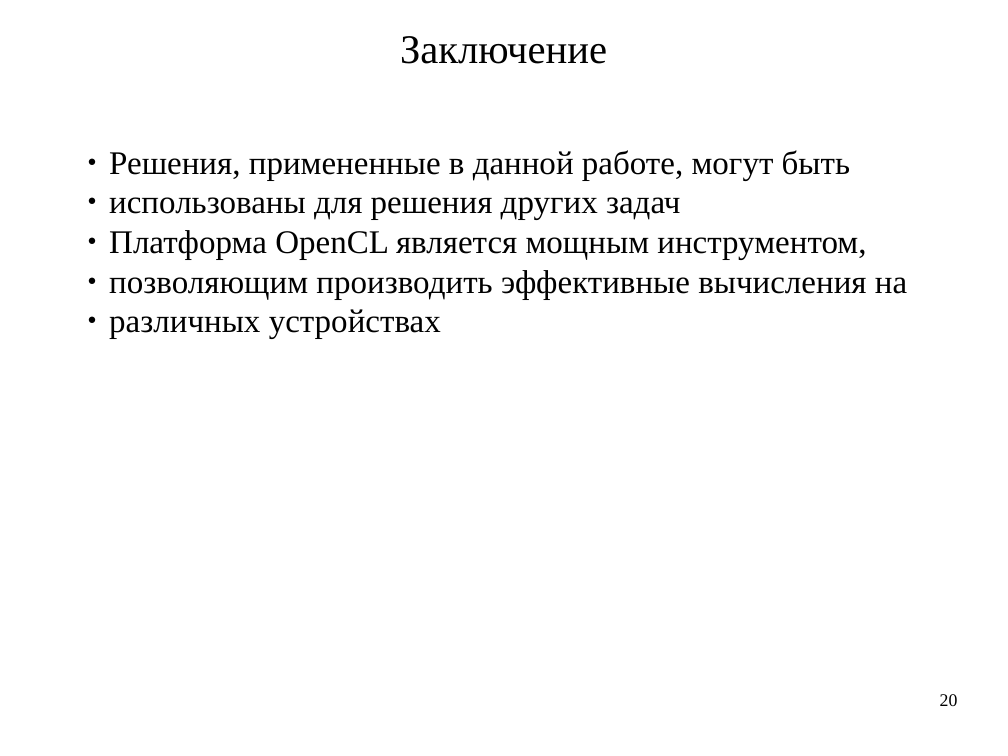
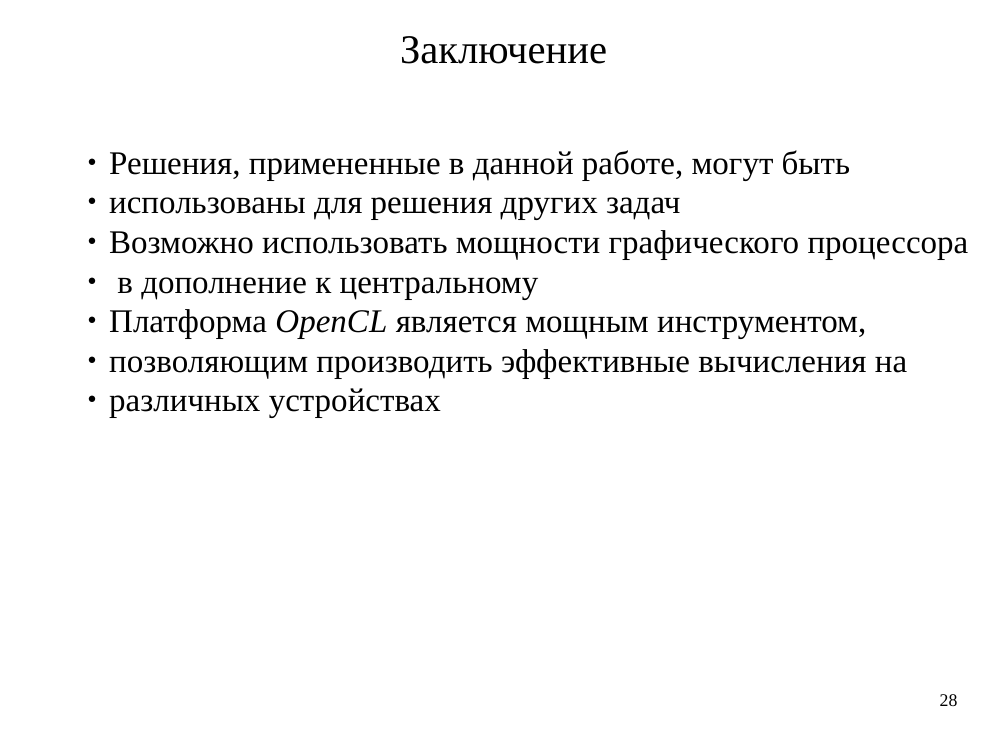
Before and after one commit to artem-bochkarev/master-work, a slide deck: slide 28 of Papers/Presentation.odp (slide 20 before the commit). Drawn at 1008x756 pixels with LibreOffice and Linux fonts; fonts in the diff are those of the drawing. Boxes give left, top, right and bottom in pixels: in the first picture for what was removed or moved away, otherwise in the second. Text is boxed around its words. In the diff, an @@ line names an element or a change of style, - is before the commit and + after.

```diff
--- a/Papers/Presentation.odp
+++ b/Papers/Presentation.odp
@@ text at <box>109,230,969,300</box>: paragraphs added @@
+● Возможно использовать мощности графического процессора
+● в дополнение к центральному
@@ text at <box>109,309,866,339</box>: italic on in "OpenCL" @@
@@ page number at <box>940,694,958,706</box>: text changed @@
-20
+28
```
Also in this commit, not shown: 17 other slides changed, 8 slides added, 2 other files.
